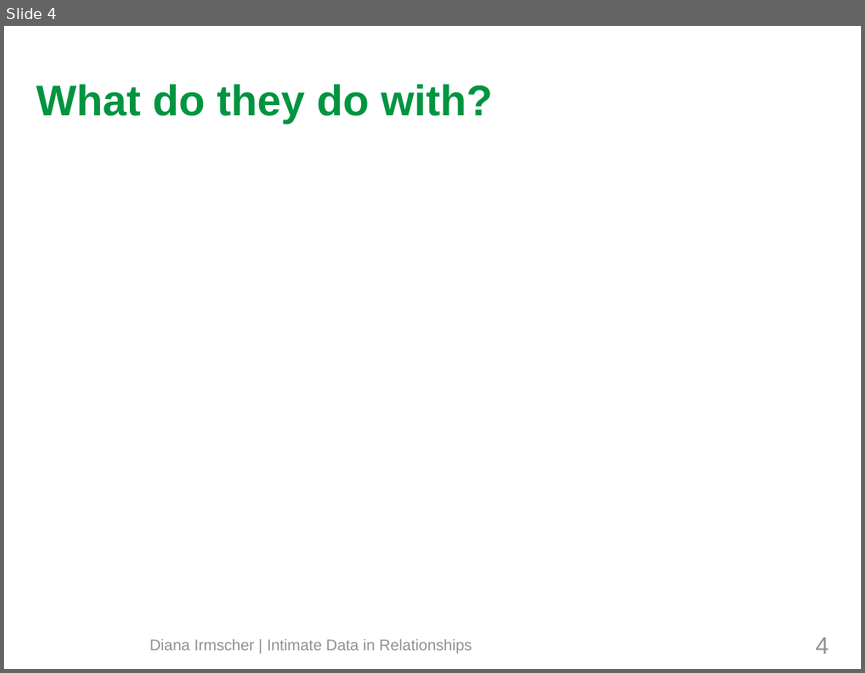
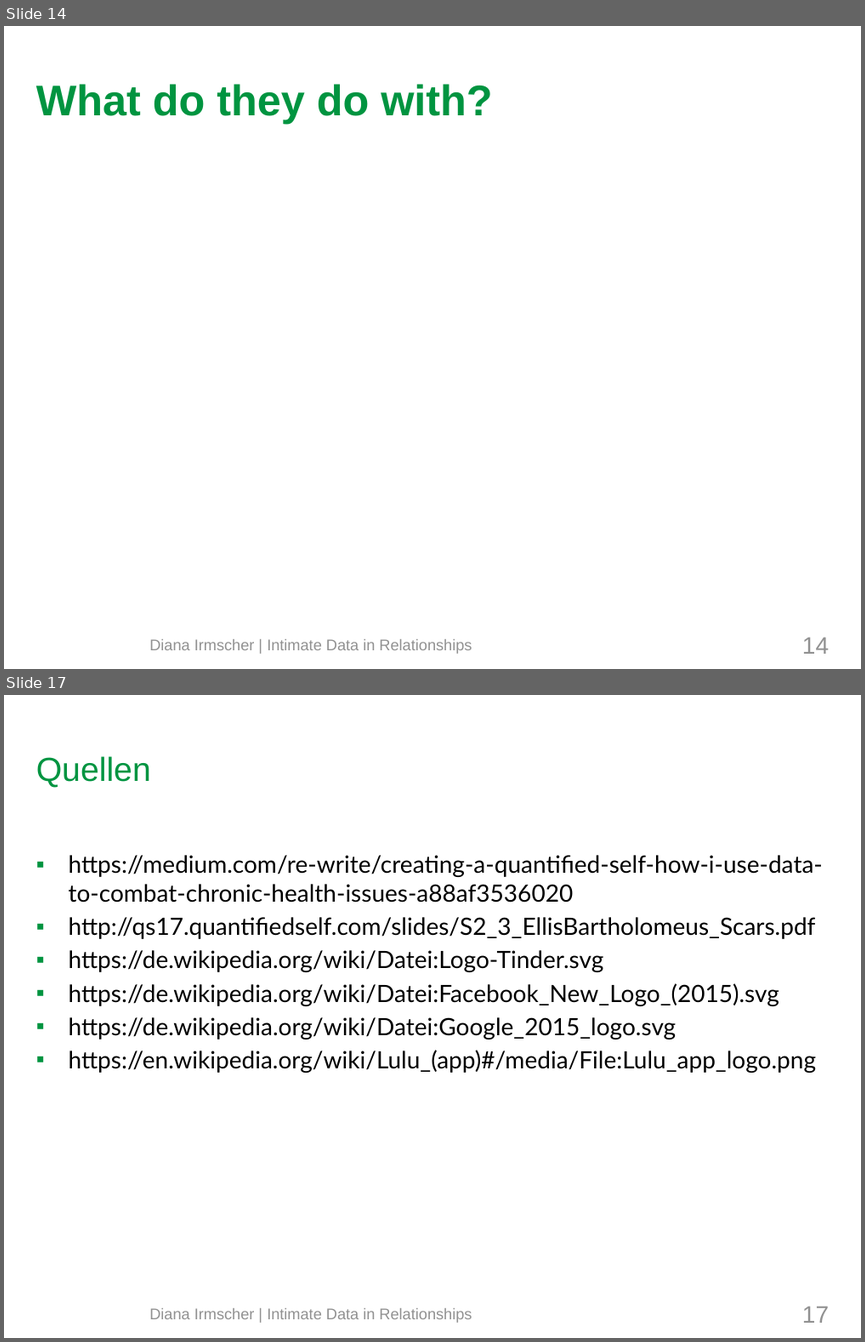
Before and after one commit to mieztatz/advanced_seminar_media_informatics, a slide deck: slides/final_presentation_irmscher.odp. Shown one above the other, each under a label of ours: slide 4 before the commit, slides 14 and 17 after it; the slides between them are not shown. The pictures are 865x673 and 865x1342 pixels, drawn with LibreOffice and Linux fonts; fonts in the diff are those of the drawing; background and template pictures are left out. Boxes give left, top, right and bottom in pixels: in the first picture for what was removed or moved away, otherwise in the second. Text is boxed around its words. In the diff, an @@ line names an element or a change of style, - is before the commit and + after.

```diff
--- a/slides/final_presentation_irmscher.odp
+++ b/slides/final_presentation_irmscher.odp
@@ slide 17 added at (4,695,861,1338), background #FFFFFF @@
@@ title added at (36,756,151,788), 28 pt, text #009440 @@
+Quellen
@@ text added at (69,855,823,1072), 20 pt, text #000000 @@
+▪ https://medium.com/re-write/creating-a-quantified-self-how-i-use-data-to-combat-chronic-health-issues-a88af3536020
+▪ http://qs17.quantifiedself.com/slides/S2_3_EllisBartholomeus_Scars.pdf
+▪ https://de.wikipedia.org/wiki/Datei:Logo-Tinder.svg
+▪ https://de.wikipedia.org/wiki/Datei:Facebook_New_Logo_(2015).svg
+▪ https://de.wikipedia.org/wiki/Datei:Google_2015_logo.svg
+▪ https://en.wikipedia.org/wiki/Lulu_(app)#/media/File:Lulu_app_logo.png
@@ page number added at (802,1306,828,1322), 20 pt, text #919191 @@
+17
@@ text added at (149,1308,472,1322), 13 pt, text #919191 @@
+Diana Irmscher | Intimate Data in Relationships
@@ what was slide 4 is now slide 14 @@
@@ page number at (802,637,828,653): text changed @@
-4
+14
```
Also in this commit, not shown: 3 slides changed, 12 other slides added, 10 other files.
